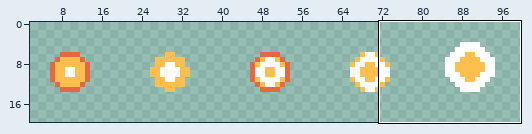
Edited in one commit: sprite sheet (Dungreed/resources/images/Accessories/BabyBatBullet0.png). Above: a wide view before the commit, with the close-up outlined.
Close-up. As it was:
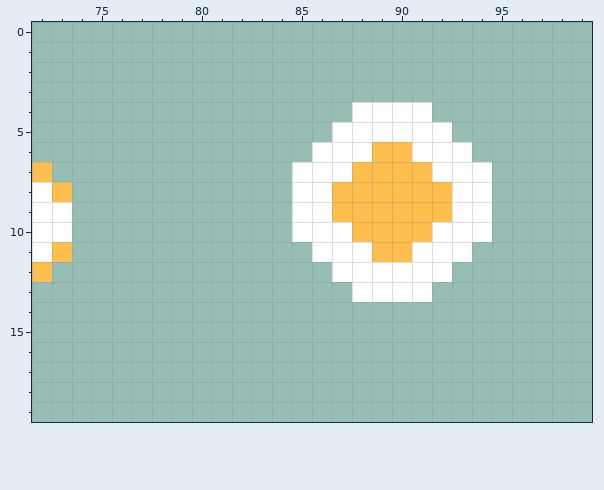
The file is 100x20 pixels. Shown: x 72..99, y 0..19. The old version is drawn lined up with the new one. The wide view leaves out empty margins.
After the commit:
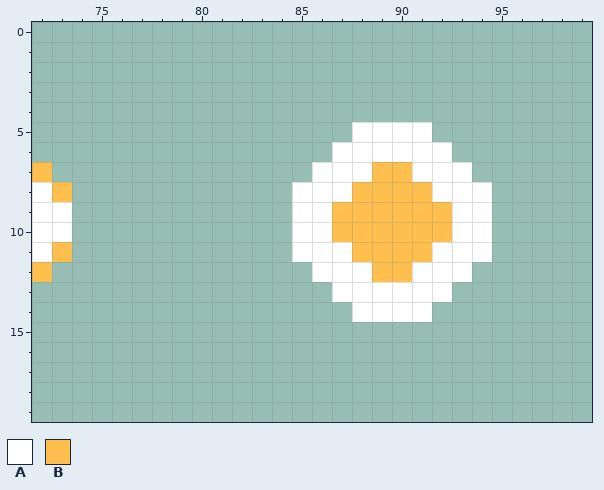
Palette (. is transparent): A #ffffff  B #ffbf4f
Edits made:
whole drawing moved by +0,-6 (the old picture is shown already moved)
y 4: x 88..91 AAAA -> ....
y 5: x 87 A -> .; x 92 A -> .
y 6: x 86 A -> .; x 89..90 BB -> AA; x 93 A -> .
y 7: x 85 A -> .; x 88 B -> A; x 91 B -> A; x 94 A -> .
y 8: x 87 B -> A; x 92 B -> A
y 10: x 87 A -> B; x 92 A -> B
y 11: x 85 . -> A; x 88 A -> B; x 91 A -> B; x 94 . -> A
y 12: x 86 . -> A; x 89..90 AA -> BB; x 93 . -> A
y 13: x 87 . -> A; x 92 . -> A
y 14: x 88..91 .... -> AAAA
Boxes around the changes in both close-ups, in picture pixels (x1, y1, x2, y2):
changed: (292, 102, 492, 322)
